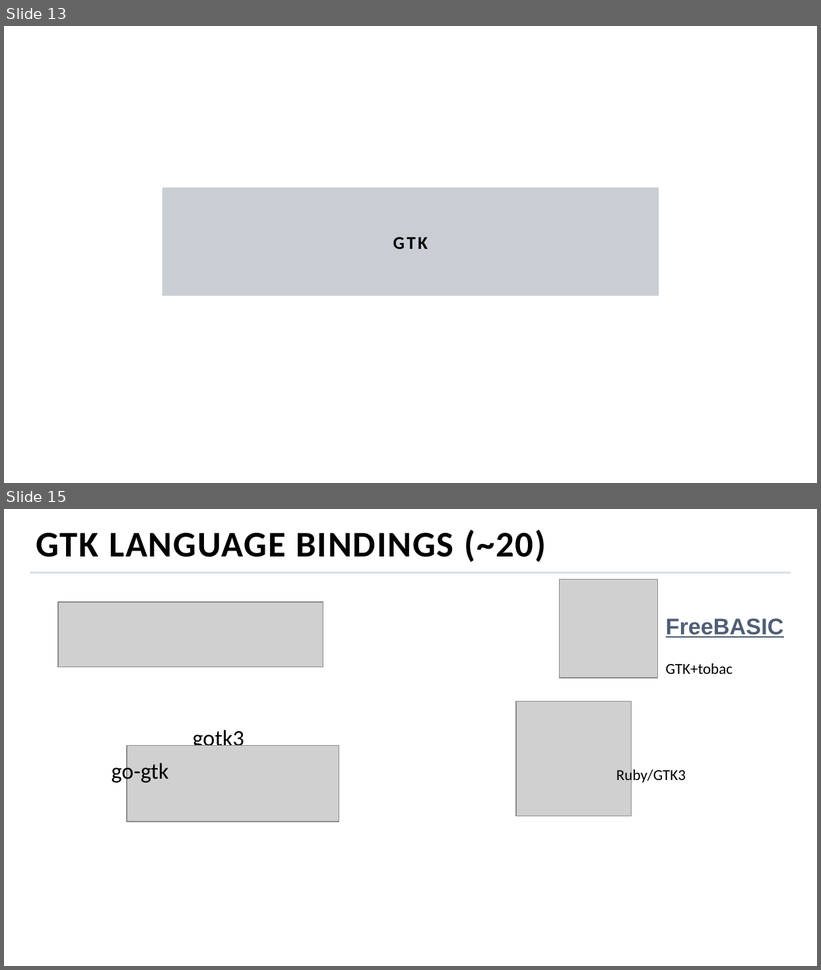
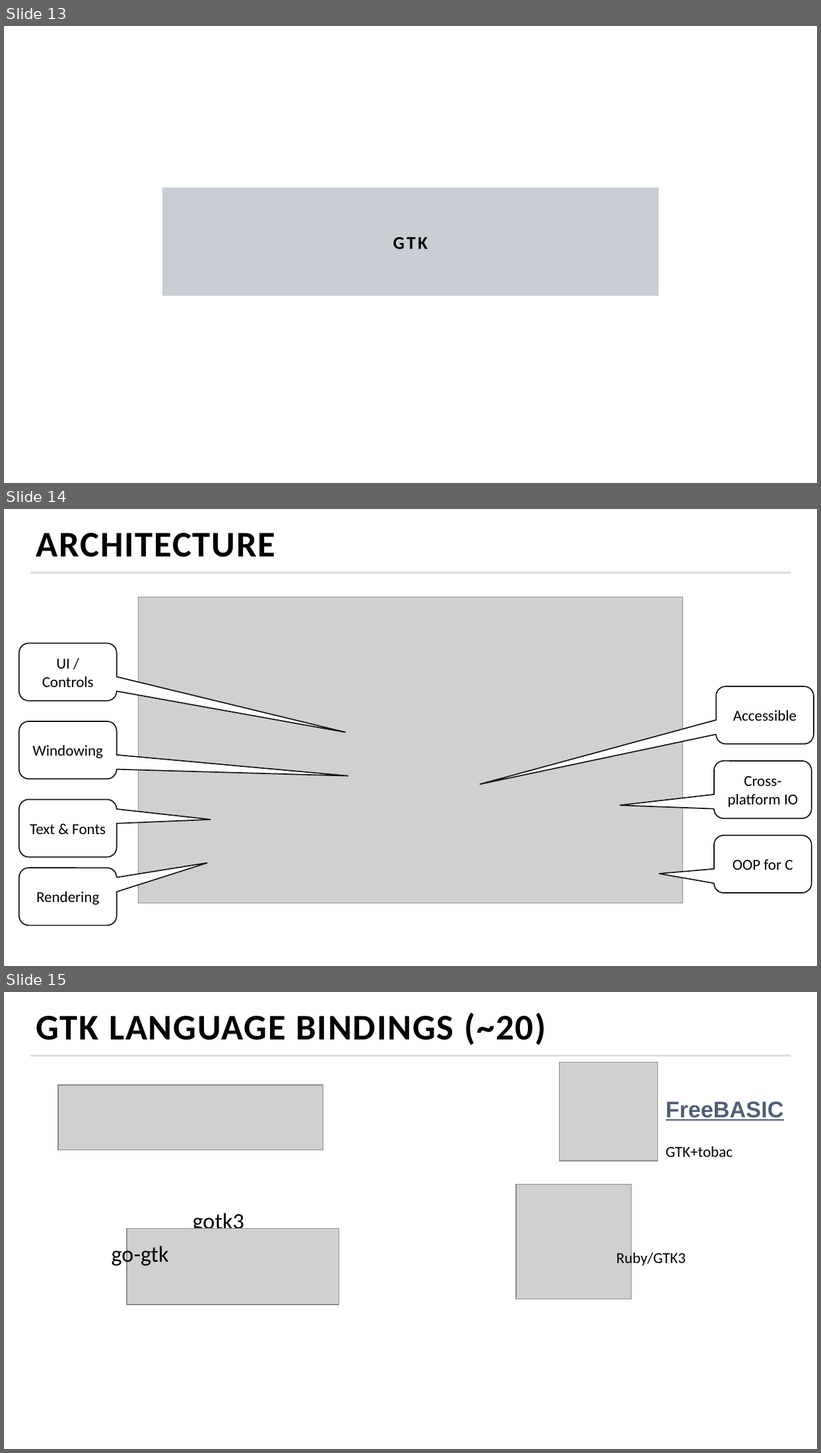
Before and after one commit to MihailRomanov/TechTalks_GUI_in_Net, a slide deck: presentation.pptx. Shown one above the other, each under a label of ours: slides 13 and 15 before the commit, slides 13, 14 and 15 after it; the slides between them are not shown. The pictures are 821x970 and 821x1453 pixels, drawn with LibreOffice and Linux fonts; fonts in the diff are those of the drawing; grey boxes stand for pictures; background and template pictures are left out. Boxes give left, top, right and bottom in pixels: in the first picture for what was removed or moved away, otherwise in the second. Text is boxed around its words. In the diff, an @@ line names an element or a change of style, - is before the commit and + after.

```diff
--- a/presentation.pptx
+++ b/presentation.pptx
@@ slide 14 added at (x1=4, y1=509, x2=817, y2=966), background picture (left out); not listed: 1 template element that a slide beside it also shows @@
@@ title added at (x1=36, y1=533, x2=276, y2=557), 32 pt, text #000000, bold @@
+ARCHITECTURE
@@ picture added at (x1=138, y1=597, x2=682, y2=904) @@
@@ rounded speech box added at (x1=19, y1=643, x2=117, y2=701), fill #FFFFFF, outline #141414 1 pt, 13.5 pt, text #000000 @@
+UI / Controls
@@ rounded speech box added at (x1=716, y1=687, x2=814, y2=744), fill #FFFFFF, outline #141414 1 pt, 13.5 pt, text #000000 @@
+Accessible
@@ rounded speech box added at (x1=19, y1=722, x2=117, y2=779), fill #FFFFFF, outline #141414 1 pt, 13.5 pt, text #000000 @@
+Windowing
@@ rounded speech box added at (x1=714, y1=761, x2=811, y2=819), fill #FFFFFF, outline #141414 1 pt, 13.5 pt, text #000000 @@
+Cross-platform IO
@@ rounded speech box added at (x1=19, y1=800, x2=117, y2=858), fill #FFFFFF, outline #141414 1 pt, 13.5 pt, text #000000 @@
+Text & Fonts
@@ rounded speech box added at (x1=714, y1=836, x2=811, y2=894), fill #FFFFFF, outline #141414 1 pt, 13.5 pt, text #000000 @@
+OOP for C
@@ rounded speech box added at (x1=19, y1=869, x2=117, y2=926), fill #FFFFFF, outline #141414 1 pt, 13.5 pt, text #000000 @@
+Rendering
```
Also in this commit, not shown: 1 slide changed, 5 other slides added, 5 slides removed.
